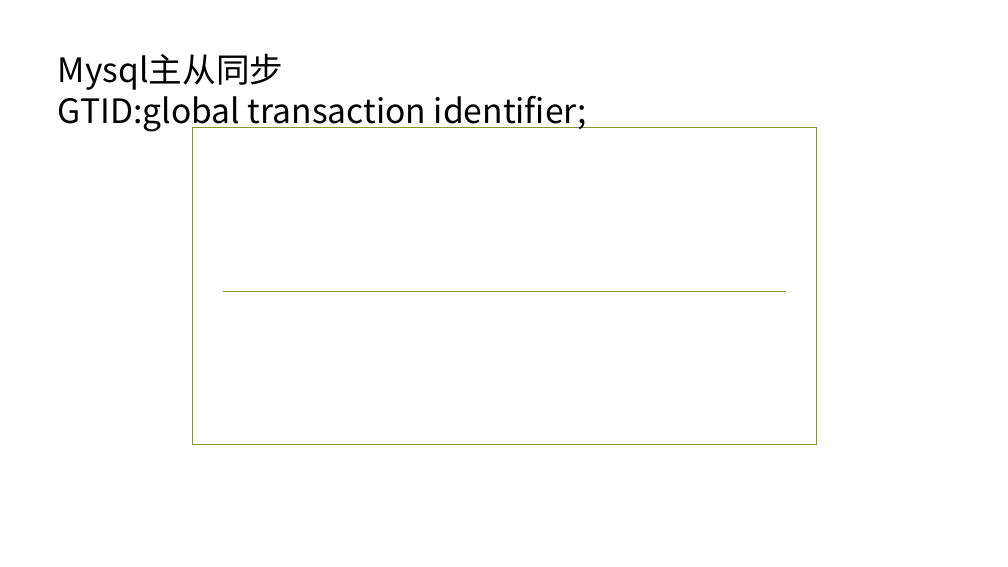
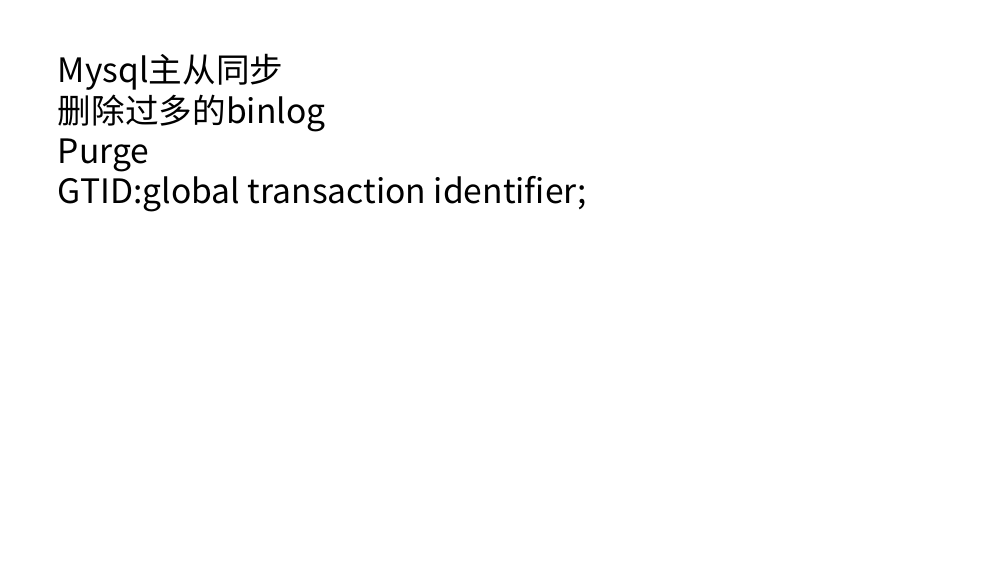
Before and after one commit to ronghuaihai/sharefiles, a slide deck: slide 46 of 数据库演示.pptx (slide 32 before the commit). Drawn at 1008x567 pixels with LibreOffice and Linux fonts; fonts in the diff are those of the drawing; background and template pictures are left out. Boxes give left, top, right and bottom in pixels: in the first picture for what was removed or moved away, otherwise in the second. Text is boxed around its words. In the diff, an @@ line names an element or a change of style, - is before the commit and + after.

```diff
--- a/数据库演示.pptx
+++ b/数据库演示.pptx
@@ text at bbox=[58, 88, 326, 172]: paragraphs added @@
+删除过多的binlog
+Purge
@@ rectangle removed at bbox=[193, 128, 817, 445] @@
@@ line removed from (222, 291) to (786, 291) @@
```
Also in this commit, not shown: 33 other slides changed, 17 slides added, 1 slide removed, 57 other files.
